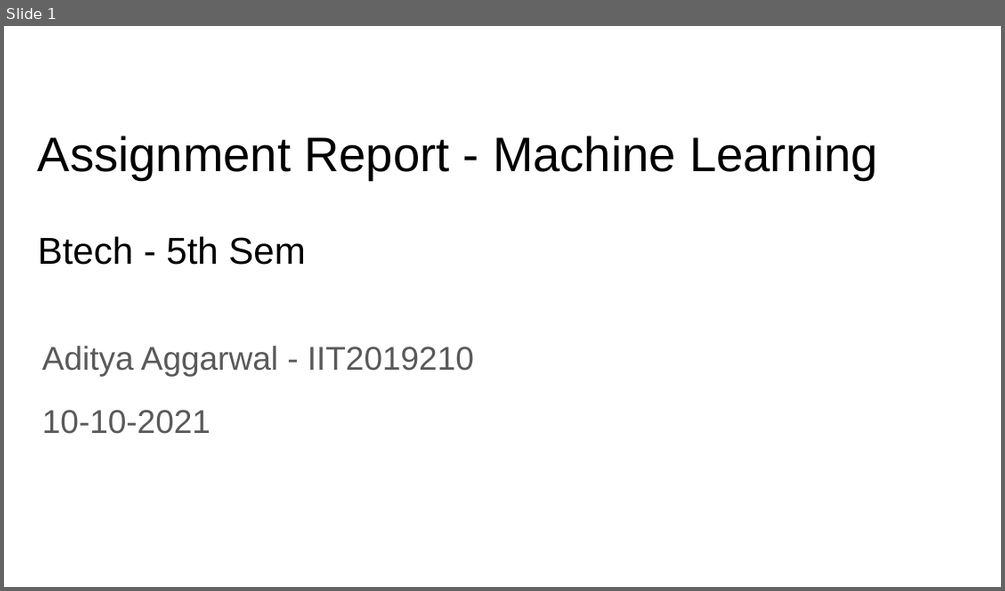
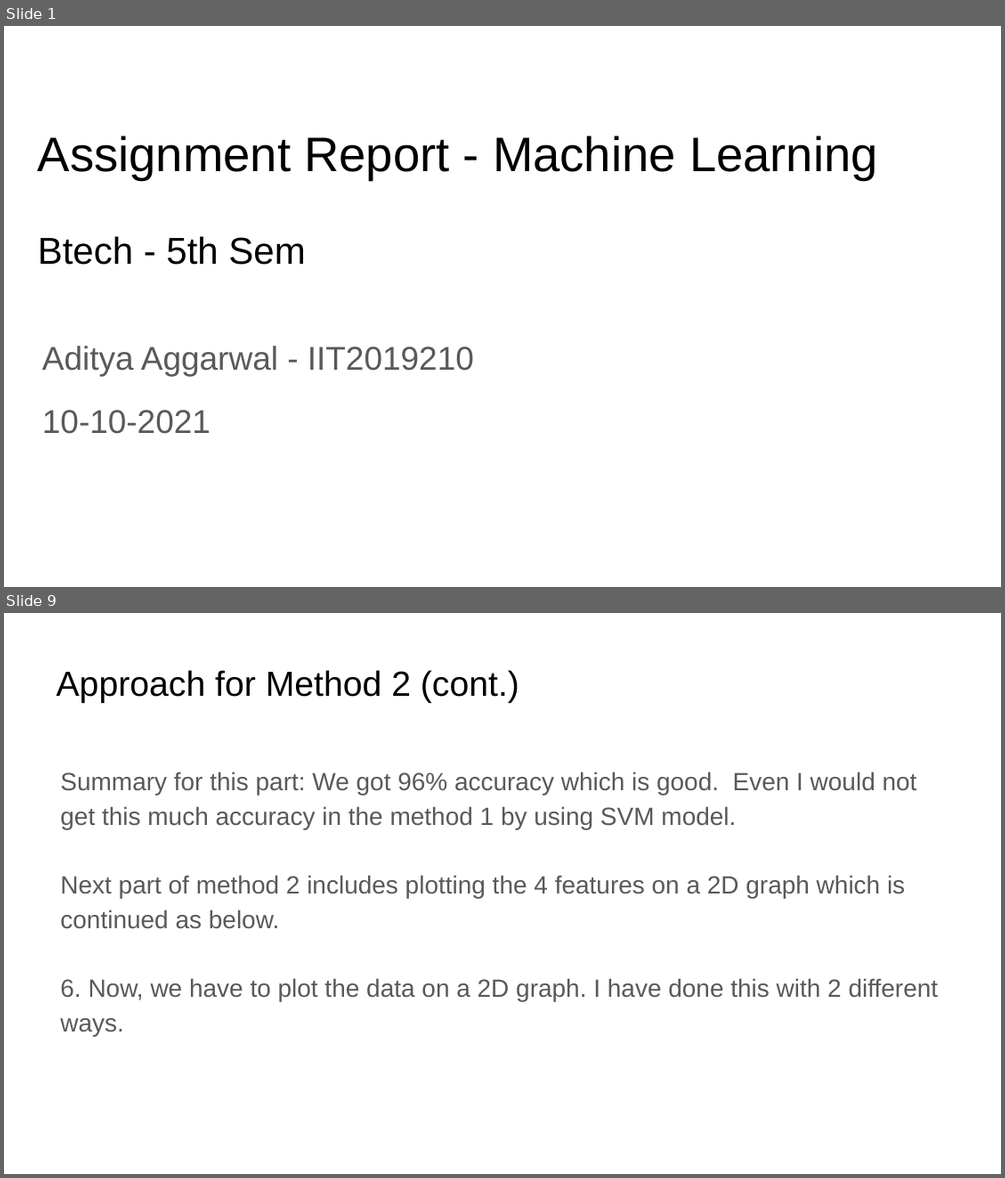
Before and after one commit to Aditya-2001/ML-Assignments-Semester-5, a slide deck: Assignment 8/IIT2019210 - Report.pptx. Shown one above the other, each under a label of ours: slide 1 before the commit, slides 1 and 9 after it; the slides between them are not shown. The pictures are 1005x591 and 1005x1178 pixels, drawn with LibreOffice and Linux fonts; fonts in the diff are those of the drawing. Boxes give left, top, right and bottom in pixels: in the first picture for what was removed or moved away, otherwise in the second. Text is boxed around its words. In the diff, an @@ line names an element or a change of style, - is before the commit and + after.

```diff
--- a/Assignment 8/IIT2019210 - Report.pptx
+++ b/Assignment 8/IIT2019210 - Report.pptx
@@ slide 9 added at box(4, 613, 1001, 1174), background #FFFFFF @@
@@ title added at box(57, 670, 519, 703), 25.2 pt, text #000000 @@
+Approach for Method 2 (cont.)
@@ text added at box(60, 771, 938, 1036), 18 pt, text #595959 @@
+Summary for this part: We got 96% accuracy which is good. Even I would not get this much accuracy in the method 1 by using SVM model.
+Next part of method 2 includes plotting the 4 features on a 2D graph which is continued as below.
+6. Now, we have to plot the data on a 2D graph. I have done this with 2 different ways.
```
Also in this commit, not shown: 1 slide changed, 22 other slides added, 7 slides removed, 4 other files.
